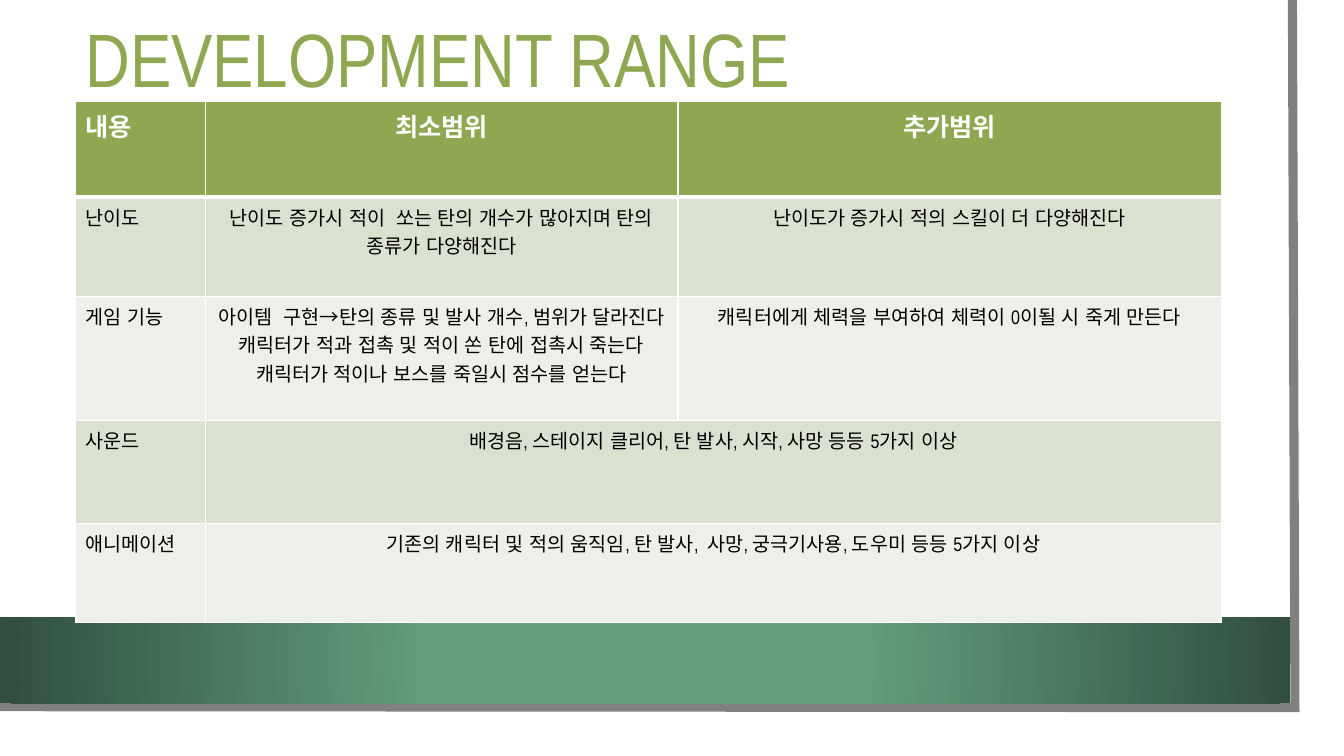
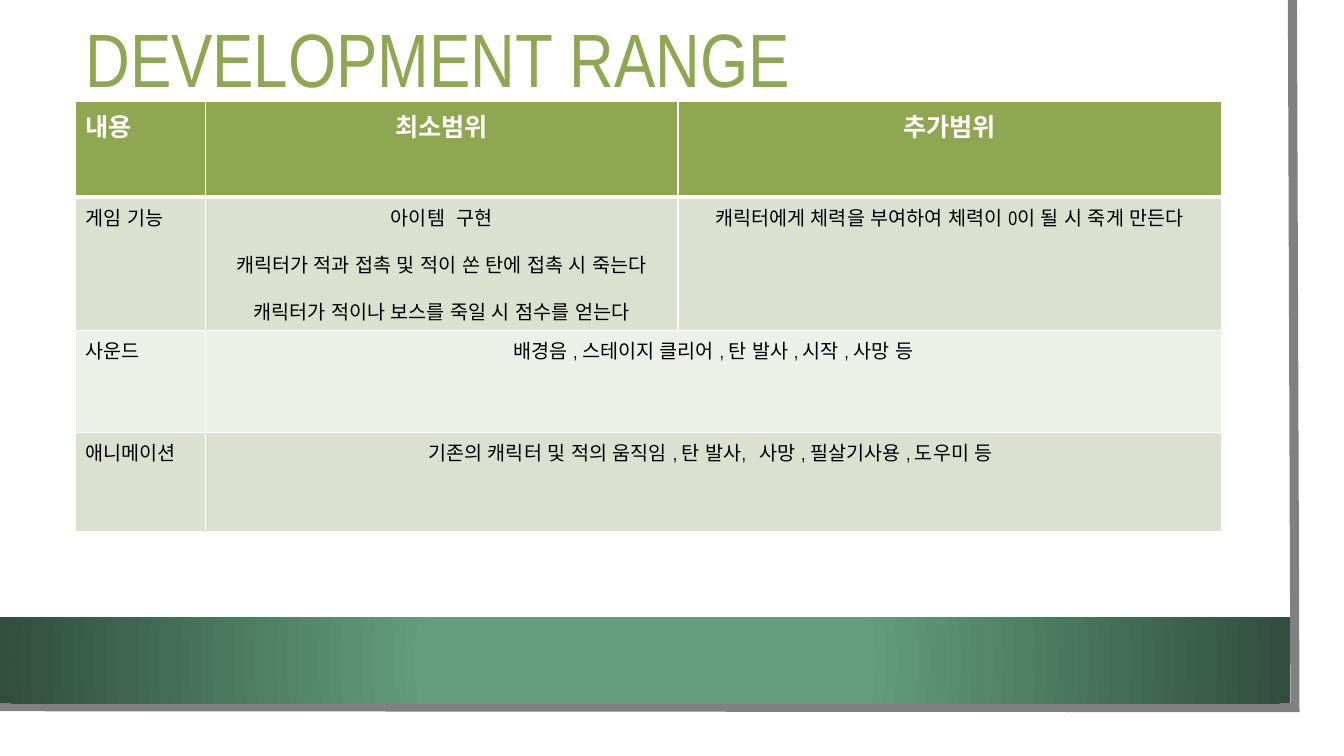
Before and after one commit to LEGO0937/2DGP-Project, a slide deck: slide 5 of Project 1st ppt/2DGP 게임기획서.pptx (slide 8 before the commit). Drawn at 1344x756 pixels with LibreOffice and Linux fonts; fonts in the diff are those of the drawing; background and template pictures are left out. Boxes give left, top, right and bottom in pixels: in the first picture for what was removed or moved away, otherwise in the second. Text is boxed around its words. In the diff, an @@ line names an element or a change of style, - is before the commit and + after.

Commit message:
2DGP 게임기획서 수정본
모르고 맨 처음 자료를 올려서 다시 올렸다

```diff
--- a/Project 1st ppt/2DGP 게임기획서.pptx
+++ b/Project 1st ppt/2DGP 게임기획서.pptx
@@ table at [76,102,1222,527] @@
-row 2: 난이도 | 난이도 증가시 적이 쏘는 탄의 개수가 많아지며 탄의 종류가 다양해진다 | 난이도가 증가시 적의 스킬이 더 다양해진다
-row 3: 게임 기능 | 아이템 구현→탄의 종류 및 발사 개수, 범위가 달라진다 / 캐릭터가 적과 접촉 및 적이 쏜 탄에 접촉시 죽는다 / 캐릭터가 적이나 보스를 죽일시 점수를 얻는다 | 캐릭터에게 체력을 부여하여 체력이 0이될 시 죽게 만든다
-row 4: 사운드 | 배경음, 스테이지 클리어, 탄 발사, 시작, 사망 등등 5가지 이상 | 
-row 5: 애니메이션 | 기존의 캐릭터 및 적의 움직임, 탄 발사, 사망, 궁극기사용, 도우미 등등 5가지 이상 | 
+row 2: 게임 기능 | 아이템 구현 / 캐릭터가 적과 접촉 및 적이 쏜 탄에 접촉 시 죽는다 / 캐릭터가 적이나 보스를 죽일 시 점수를 얻는다 | 캐릭터에게 체력을 부여하여 체력이 0이 될 시 죽게 만든다
+row 3: 사운드 | 배경음 , 스테이지 클리어 , 탄 발사 , 시작 , 사망 등 | 
+row 4: 애니메이션 | 기존의 캐릭터 및 적의 움직임 , 탄 발사, 사망 , 필살기사용 , 도우미 등 | 
```
Also in this commit, not shown: 4 other slides changed.
